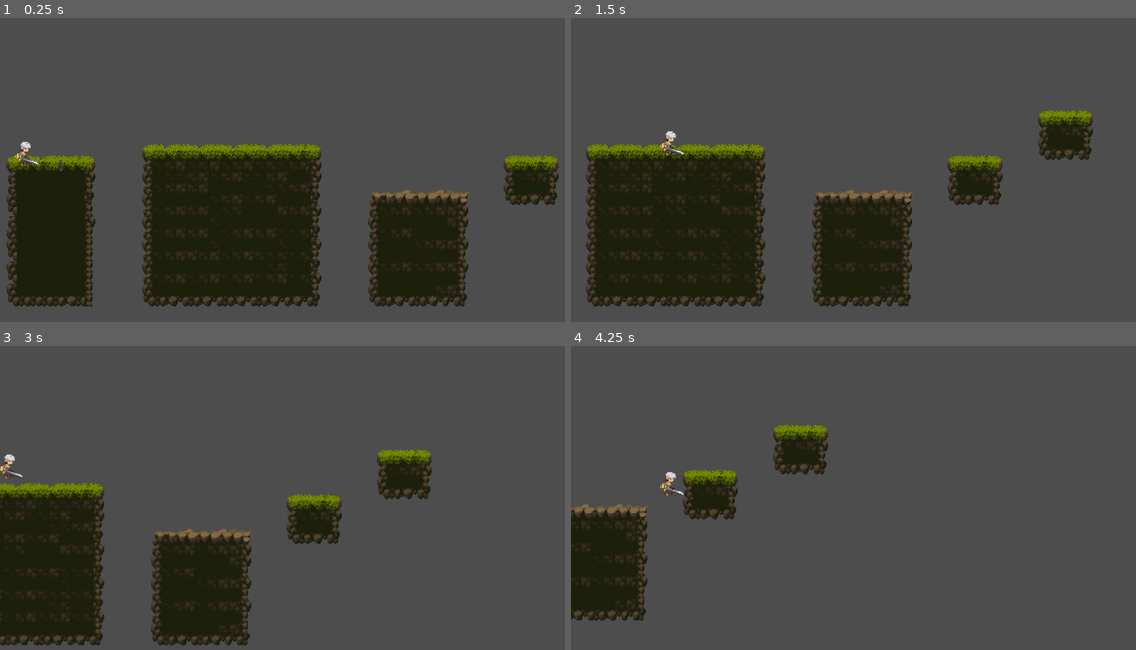
Above: before the commit, frames 1-4 (two rows, left to right).
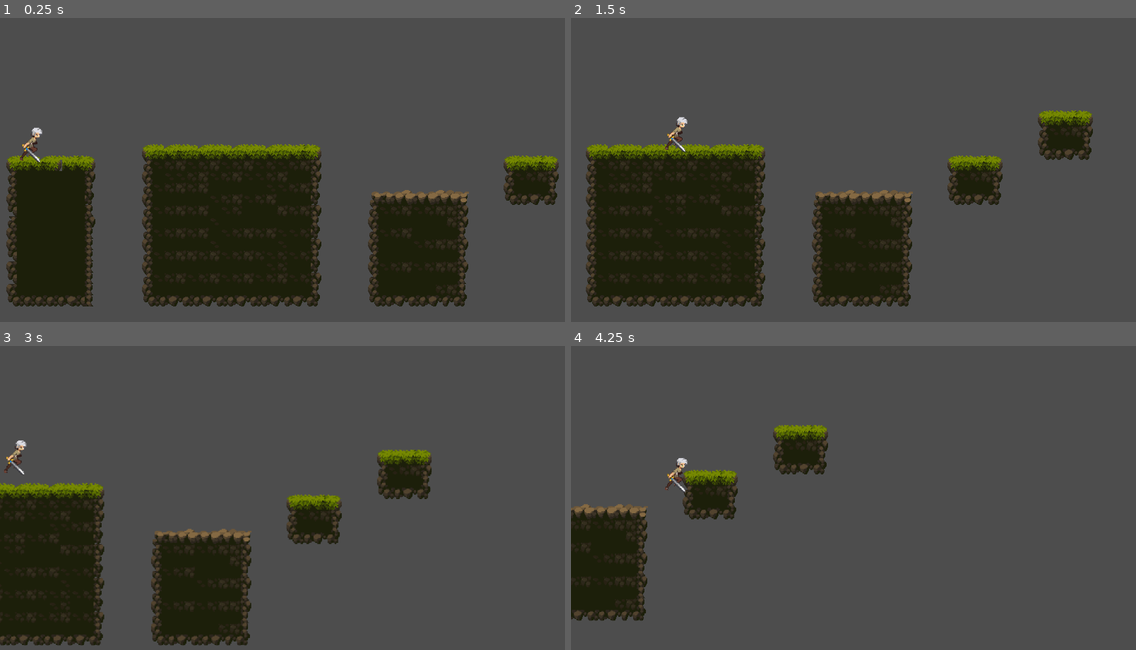
Above: after the commit, the same moments.

Repository: Jhay1212/Side-Scrolling
Game: Godot game, scene res://Scenes/test_level.tscn
Same seed, same stepped clock (60 frames per second), same inputs: the game is played once before the commit and once after it.
Inputs:
- Up to frame 1 (0.25 s): no input
- Up to frame 2 (1.5 s): hold D (right) from 0.53 s (still down); tap Space (jump) at 0.6, 0.77, 1.07, 1.35 s
- Up to frame 3 (3 s): tap Space (jump) at 1.52, 1.82, 2.1, 2.85 s; release D (right) at 2.03 s; hold A (left) 2.03-2.78 s; hold D (right) from 2.78 s (still down)
- Up to frame 4 (4.25 s): keep holding D (right); tap Space (jump) at 3.02, 3.32, 3.6, 3.77, 4.07 s

The runs differ from the first frame. In frame 1, 0.3% of the frame differs, in the area x 2-8%, y 35-49%; in frame 2, 0.3%; in frame 3, 0.2%; in frame 4, 0.2%.

Commit message:
Added all sprites for jump animation in player

Diff:
--- a/Scenes/Player.tscn
+++ b/Scenes/Player.tscn
@@ -1,9 +1,10 @@
-[gd_scene load_steps=39 format=3 uid="uid://fnbi7i0ut3ol"]
+[gd_scene load_steps=50 format=3 uid="uid://fnbi7i0ut3ol"]
 
 [ext_resource type="Texture2D" uid="uid://bqpgvv557ij8w" path="res://art/Legacy-Fantasy - High Forest 2.3/Character/Idle/Idle-Sheet.png" id="1_5dkv8"]
 [ext_resource type="Script" path="res://Scenes/Player.gd" id="1_idl20"]
 [ext_resource type="Texture2D" uid="uid://cn26s8tgl0vfb" path="res://art/Legacy-Fantasy - High Forest 2.3/Character/Run/Run-Sheet.png" id="3_4al6j"]
 [ext_resource type="Texture2D" uid="uid://cbbijh47lffb5" path="res://art/Legacy-Fantasy - High Forest 2.3/Character/Jumlp-All/Jump-All-Sheet.png" id="3_6syju"]
+[ext_resource type="Texture2D" uid="uid://wqwbs0spaf51" path="res://art/Legacy-Fantasy - High Forest 2.3/Character/Jump-End/Jump-End-Sheet.png" id="4_0eta7"]
 [ext_resource type="Texture2D" uid="uid://cqsn4sahxhih" path="res://art/Legacy-Fantasy - High Forest 2.3/Character/Jump-Start/Jump-Start-Sheet.png" id="4_mmqex"]
 
 [sub_resource type="AtlasTexture" id="AtlasTexture_4hyl8"]
@@ -82,6 +83,18 @@
 atlas = ExtResource("3_6syju")
 region = Rect2(896, 0, 64, 64)
 
+[sub_resource type="AtlasTexture" id="AtlasTexture_gs03q"]
+atlas = ExtResource("4_0eta7")
+region = Rect2(0, 0, 64, 64)
+
+[sub_resource type="AtlasTexture" id="AtlasTexture_8hogx"]
+atlas = ExtResource("4_0eta7")
+region = Rect2(64, 0, 64, 64)
+
+[sub_resource type="AtlasTexture" id="AtlasTexture_ke085"]
+atlas = ExtResource("4_0eta7")
+region = Rect2(128, 0, 64, 64)
+
 [sub_resource type="AtlasTexture" id="AtlasTexture_yvvbt"]
 atlas = ExtResource("4_mmqex")
 region = Rect2(0, 0, 64, 64)
@@ -98,6 +111,34 @@
 atlas = ExtResource("4_mmqex")
 region = Rect2(192, 0, 64, 64)
 
+[sub_resource type="AtlasTexture" id="AtlasTexture_thdsw"]
+atlas = ExtResource("3_6syju")
+region = Rect2(256, 0, 64, 64)
+
+[sub_resource type="AtlasTexture" id="AtlasTexture_5nbws"]
+atlas = ExtResource("3_6syju")
+region = Rect2(320, 0, 64, 64)
+
+[sub_resource type="AtlasTexture" id="AtlasTexture_d7fvo"]
+atlas = ExtResource("3_6syju")
+region = Rect2(384, 0, 64, 64)
+
+[sub_resource type="AtlasTexture" id="AtlasTexture_fu4hh"]
+atlas = ExtResource("3_6syju")
+region = Rect2(512, 0, 64, 64)
+
+[sub_resource type="AtlasTexture" id="AtlasTexture_3fjht"]
+atlas = ExtResource("3_6syju")
+region = Rect2(576, 0, 64, 64)
+
+[sub_resource type="AtlasTexture" id="AtlasTexture_47ntb"]
+atlas = ExtResource("3_6syju")
+region = Rect2(640, 0, 64, 64)
+
+[sub_resource type="AtlasTexture" id="AtlasTexture_o2kvx"]
+atlas = ExtResource("3_6syju")
+region = Rect2(704, 0, 64, 64)
+
 [sub_resource type="AtlasTexture" id="AtlasTexture_cqple"]
 atlas = ExtResource("3_4al6j")
 region = Rect2(0, 0, 80, 80)
@@ -147,56 +188,70 @@
 }],
 "loop": true,
 "name": &"idle",
+"speed": 10.0
+}, {
+"frames": [{
+"duration": 1.0,
+"texture": SubResource("AtlasTexture_beffu")
+}, {
+"duration": 1.0,
+"texture": SubResource("AtlasTexture_ty40m")
+}, {
+"duration": 1.0,
+"texture": SubResource("AtlasTexture_15vrb")
+}, {
+"duration": 1.0,
+"texture": SubResource("AtlasTexture_wtxl6")
+}, {
+"duration": 1.0,
+"texture": SubResource("AtlasTexture_0jndr")
+}, {
+"duration": 1.0,
+"texture": SubResource("AtlasTexture_xl6cv")
+}, {
+"duration": 1.0,
+"texture": SubResource("AtlasTexture_2qd0f")
+}, {
+"duration": 1.0,
+"texture": SubResource("AtlasTexture_3itkk")
+}, {
+"duration": 1.0,
+"texture": SubResource("AtlasTexture_4dqp0")
+}, {
+"duration": 1.0,
+"texture": SubResource("AtlasTexture_rtwrq")
+}, {
+"duration": 1.0,
+"texture": SubResource("AtlasTexture_lg4ts")
+}, {
+"duration": 1.0,
+"texture": SubResource("AtlasTexture_xr11v")
+}, {
+"duration": 1.0,
+"texture": SubResource("AtlasTexture_vr3au")
+}, {
+"duration": 1.0,
+"texture": SubResource("AtlasTexture_4qkql")
+}, {
+"duration": 1.0,
+"texture": SubResource("AtlasTexture_rqobu")
+}],
+"loop": true,
+"name": &"j",
 "speed": 5.0
 }, {
 "frames": [{
 "duration": 1.0,
-"texture": SubResource("AtlasTexture_beffu")
-}, {
-"duration": 1.0,
-"texture": SubResource("AtlasTexture_ty40m")
-}, {
-"duration": 1.0,
-"texture": SubResource("AtlasTexture_15vrb")
-}, {
-"duration": 1.0,
-"texture": SubResource("AtlasTexture_wtxl6")
-}, {
-"duration": 1.0,
-"texture": SubResource("AtlasTexture_0jndr")
-}, {
-"duration": 1.0,
-"texture": SubResource("AtlasTexture_xl6cv")
-}, {
-"duration": 1.0,
-"texture": SubResource("AtlasTexture_2qd0f")
-}, {
-"duration": 1.0,
-"texture": SubResource("AtlasTexture_3itkk")
-}, {
-"duration": 1.0,
-"texture": SubResource("AtlasTexture_4dqp0")
-}, {
-"duration": 1.0,
-"texture": SubResource("AtlasTexture_rtwrq")
-}, {
-"duration": 1.0,
-"texture": SubResource("AtlasTexture_lg4ts")
-}, {
-"duration": 1.0,
-"texture": SubResource("AtlasTexture_xr11v")
-}, {
-"duration": 1.0,
-"texture": SubResource("AtlasTexture_vr3au")
-}, {
-"duration": 1.0,
-"texture": SubResource("AtlasTexture_4qkql")
-}, {
-"duration": 1.0,
-"texture": SubResource("AtlasTexture_rqobu")
-}],
-"loop": true,
-"name": &"jump",
+"texture": SubResource("AtlasTexture_gs03q")
+}, {
+"duration": 1.0,
+"texture": SubResource("AtlasTexture_8hogx")
+}, {
+"duration": 1.0,
+"texture": SubResource("AtlasTexture_ke085")
+}],
+"loop": true,
+"name": &"jumo_Pend",
 "speed": 5.0
 }, {
 "frames": [{
@@ -214,7 +269,33 @@
 }],
 "loop": true,
 "name": &"jump start",
-"speed": 5.0
+"speed": 10.0
+}, {
+"frames": [{
+"duration": 1.0,
+"texture": SubResource("AtlasTexture_thdsw")
+}, {
+"duration": 1.0,
+"texture": SubResource("AtlasTexture_5nbws")
+}, {
+"duration": 1.0,
+"texture": SubResource("AtlasTexture_d7fvo")
+}, {
+"duration": 1.0,
+"texture": SubResource("AtlasTexture_fu4hh")
+}, {
+"duration": 1.0,
+"texture": SubResource("AtlasTexture_3fjht")
+}, {
+"duration": 1.0,
+"texture": SubResource("AtlasTexture_47ntb")
+}, {
+"duration": 1.0,
+"texture": SubResource("AtlasTexture_o2kvx")
+}],
+"loop": true,
+"name": &"jump_air",
+"speed": 10.0
 }, {
 "frames": [{
 "duration": 1.0,
@@ -243,7 +324,7 @@
 }],
 "loop": true,
 "name": &"run",
-"speed": 5.0
+"speed": 10.0
 }]
 
 [sub_resource type="CapsuleShape2D" id="CapsuleShape2D_na1af"]
@@ -256,7 +337,7 @@
 
 [node name="AnimatedSprite2D" type="AnimatedSprite2D" parent="."]
 sprite_frames = SubResource("SpriteFrames_t41ri")
-animation = &"jump start"
+animation = &"run"
 
 [node name="CollisionShape2D" type="CollisionShape2D" parent="."]
 position = Vector2(0, -1)
